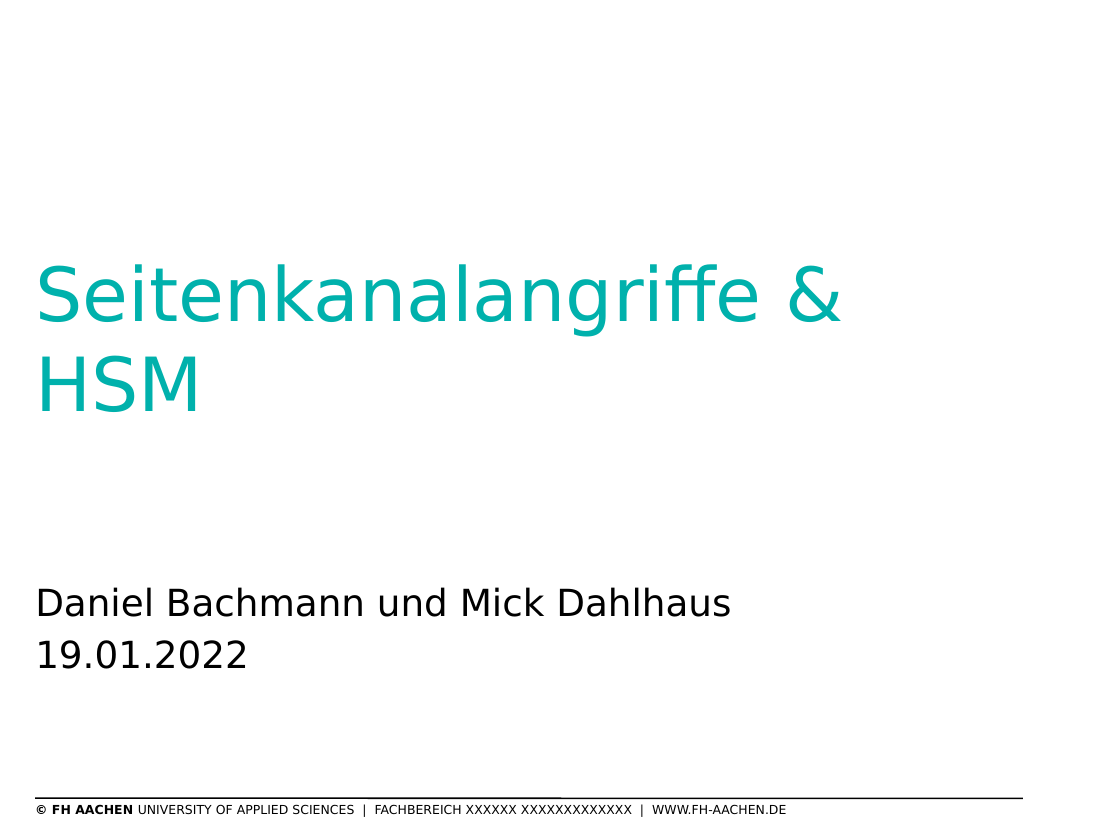
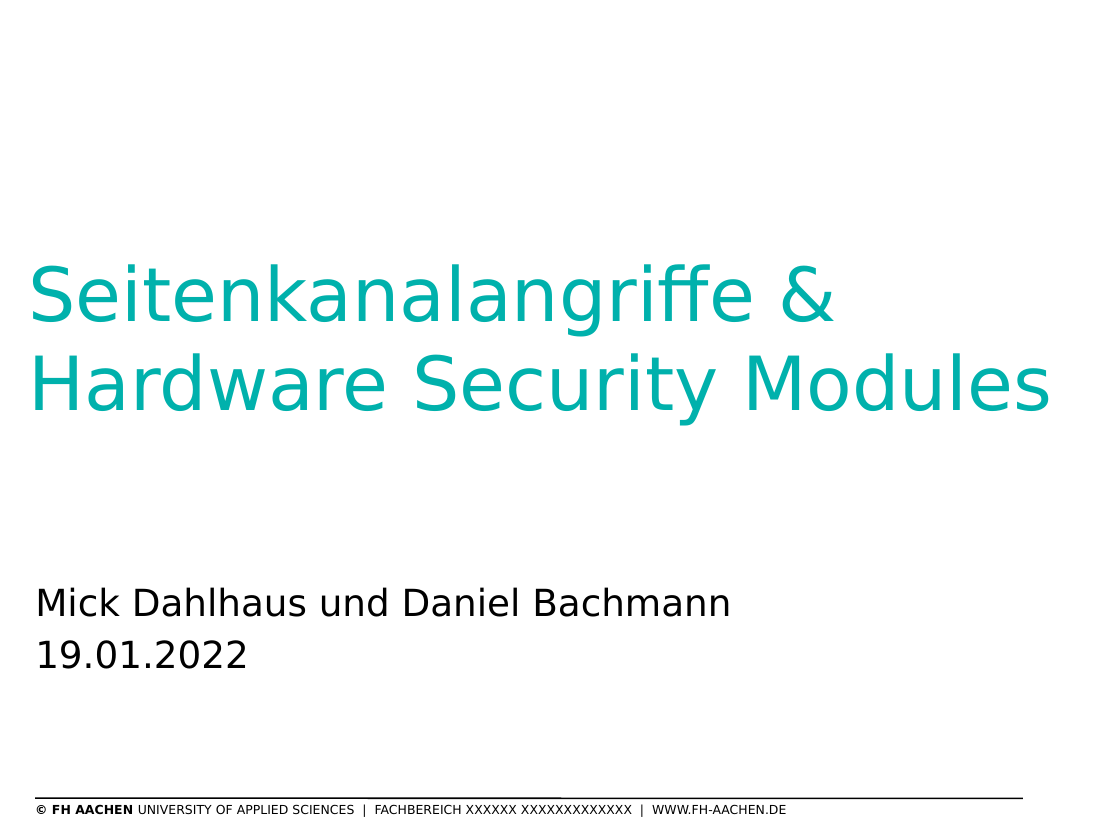
Before and after one commit to SchmickHub/Bachmann---Dahlhaus, a slide deck: slide 1 of HSM Mick(müssen noch zusammengefügt werden).pptx. Drawn at 1120x840 pixels with LibreOffice and Linux fonts; fonts in the diff are those of the drawing; background and template pictures are left out. Boxes give left, top, right and bottom in pixels: in the first picture for what was removed or moved away, otherwise in the second. Text is boxed around its words. In the diff, an @@ line names an element or a change of style, - is before the commit and + after.

```diff
--- a/HSM Mick(müssen noch zusammengefügt werden).pptx
+++ b/HSM Mick(müssen noch zusammengefügt werden).pptx
@@ title at (x1=29, y1=264, x2=1052, y2=426): text changed @@
-Seitenkanalangriffe &
-HSM
+Seitenkanalangriffe &
+Hardware Security Modules
@@ subtitle at (x1=35, y1=587, x2=731, y2=617): text changed @@
-Daniel Bachmann und Mick Dahlhaus
+Mick Dahlhaus und Daniel Bachmann
```
Also in this commit, not shown: 4 other slides changed, 26 slides added.
